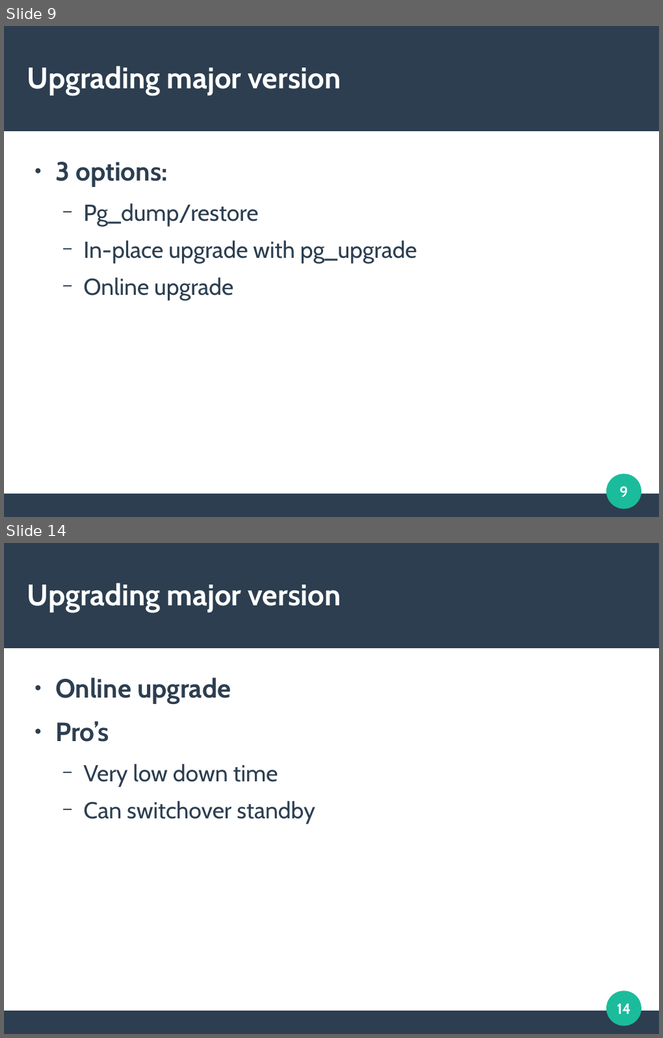
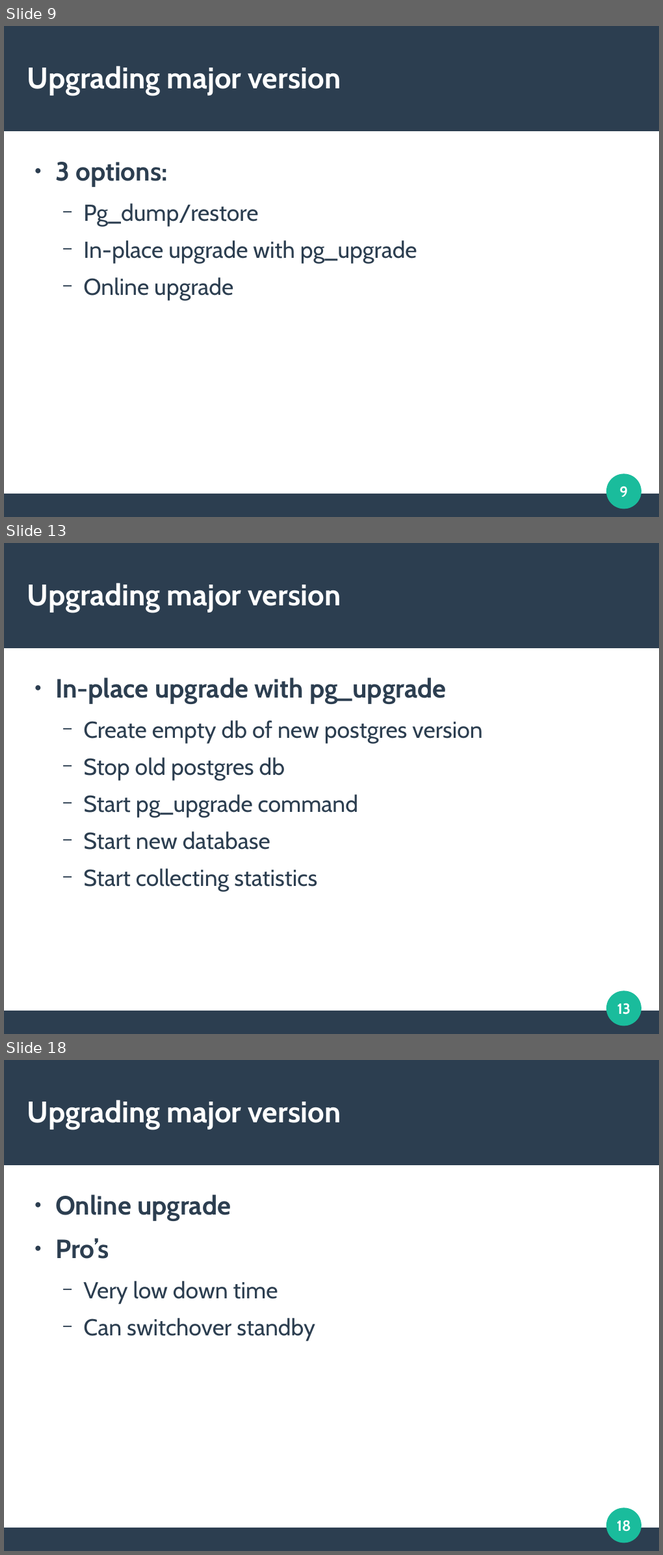
Before and after one commit to openPablo/edb_upgrade_presentation, a slide deck: upgrading_presentation.odp. Shown one above the other, each under a label of ours: slides 9 and 14 before the commit, slides 9, 13 and 18 after it; the slides between them are not shown. The pictures are 663x1038 and 663x1555 pixels, drawn with LibreOffice and Linux fonts; fonts in the diff are those of the drawing. Boxes give left, top, right and bottom in pixels: in the first picture for what was removed or moved away, otherwise in the second. Text is boxed around its words. In the diff, an @@ line names an element or a change of style, - is before the commit and + after.

```diff
--- a/upgrading_presentation.odp
+++ b/upgrading_presentation.odp
@@ slide 13 added at (4,543,659,1034), background #FFFFFF; not listed: 3 template elements that a slide beside it also shows @@
@@ title added at (27,583,341,613), 36 pt, text #FFFFFF, bold @@
+Upgrading major version
@@ text added at (55,678,482,891), 28 pt, text #2C3E50 @@
+● In-place upgrade with pg_upgrade
+  − Create empty db of new postgres version
+  − Stop old postgres db
+  − Start pg_upgrade command
+  − Start new database
+  − Start collecting statistics
@@ page number added at (618,1003,631,1015), 18 pt, text #FFFFFF, bold @@
+13
@@ what was slide 14 is now slide 18 @@
@@ page number at (617,1520,631,1532): text changed @@
-14
+18
```
Also in this commit, not shown: 7 slides changed, 2 other slides added, 2 other files.
